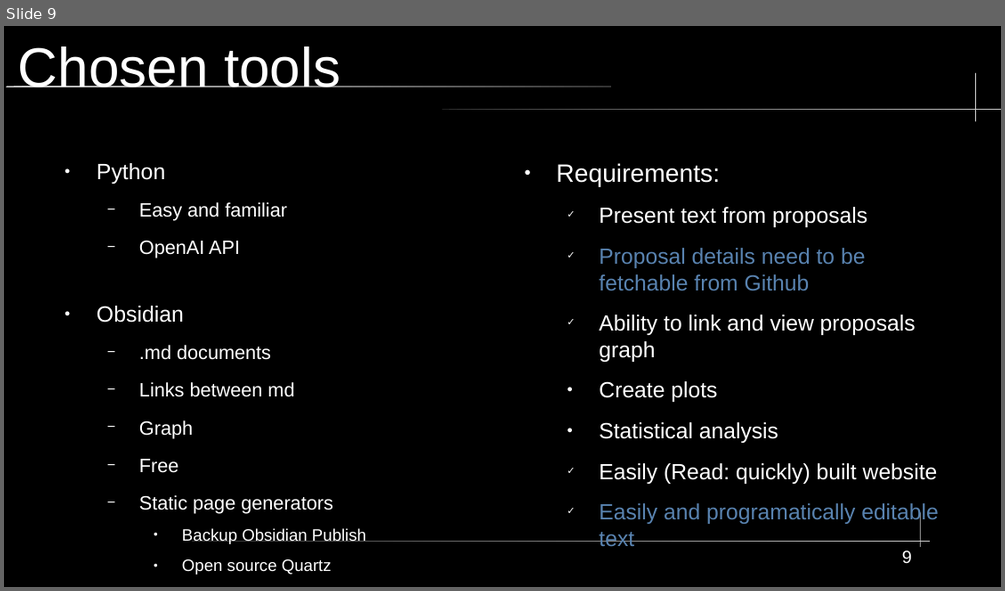
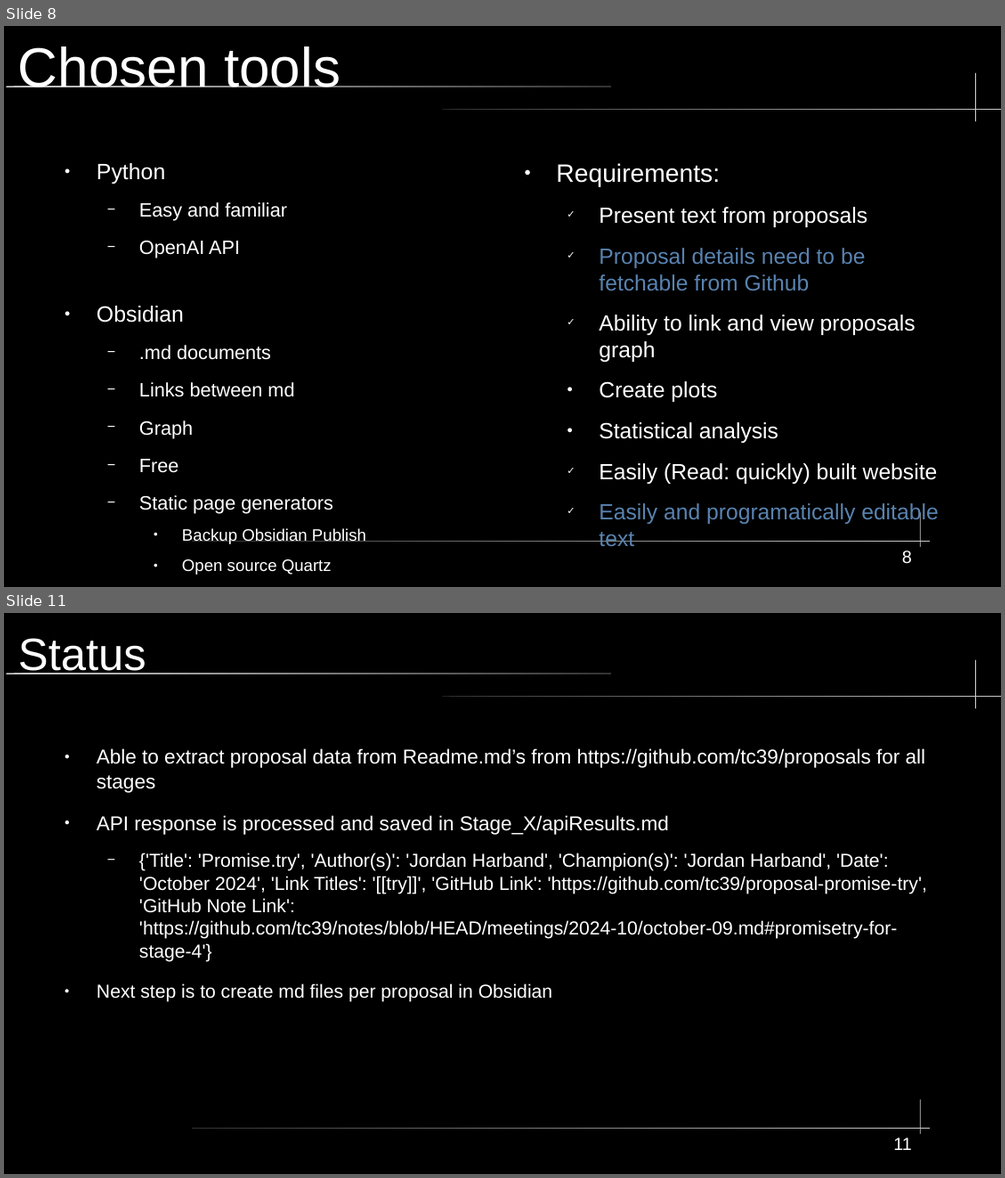
Before and after one commit to KWaloen/tc39_proposals_project, a slide deck: Data Analysis/Presentation/JS Proposals Project.odp. Shown one above the other, each under a label of ours: slide 9 before the commit, slides 8 and 11 after it; the slides between them are not shown. The pictures are 1005x591 and 1005x1178 pixels, drawn with LibreOffice and Linux fonts; fonts in the diff are those of the drawing. Boxes give left, top, right and bottom in pixels: in the first picture for what was removed or moved away, otherwise in the second. Text is boxed around its words. In the diff, an @@ line names an element or a change of style, - is before the commit and + after.

```diff
--- a/Data Analysis/Presentation/JS Proposals Project.odp
+++ b/Data Analysis/Presentation/JS Proposals Project.odp
@@ slide 11 added at bbox=[4, 613, 1001, 1174], background #000000; not listed: 5 template elements that a slide beside it also shows @@
@@ title added at bbox=[18, 638, 146, 674], 36 pt, text #FFFFFF @@
+Status
@@ text added at bbox=[97, 748, 927, 1002], 15 pt, text #FFFFFF @@
+● Able to extract proposal data from Readme.md’s from https://github.com/tc39/proposals for all stages
+● API response is processed and saved in Stage_X/apiResults.md
+  − {'Title': 'Promise.try', 'Author(s)': 'Jordan Harband', 'Champion(s)': 'Jordan Harband', 'Date': 'October 2024', 'Link Titles': '[[try]]', 'GitHub Link': 'https://github.com/tc39/proposal-promise-try', 'GitHub Note Link': 'https://github.com/tc39/notes/blob/HEAD/meetings/2024-10/october-09.md#promisetry-for-stage-4'}
+● Next step is to create md files per proposal in Obsidian
@@ page number added at bbox=[893, 1137, 912, 1150], 14 pt, text #FFFFFF @@
+11
@@ what was slide 9 is now slide 8 @@
@@ page number at bbox=[902, 550, 912, 564]: text changed @@
-9
+8
```
Also in this commit, not shown: 7 slides changed, 22 other slides added.
